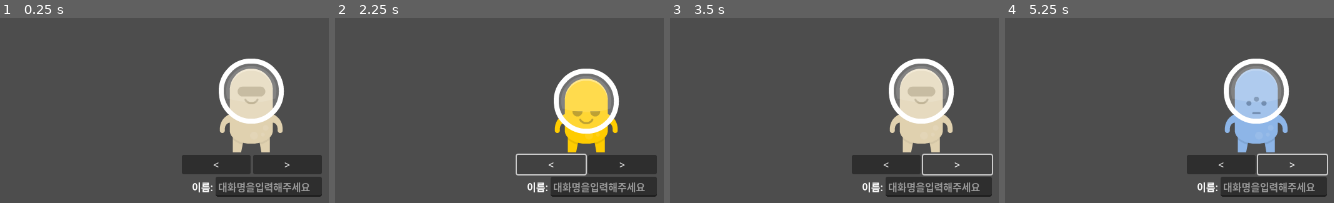
Above: before the commit, frames 1-4 (left to right).
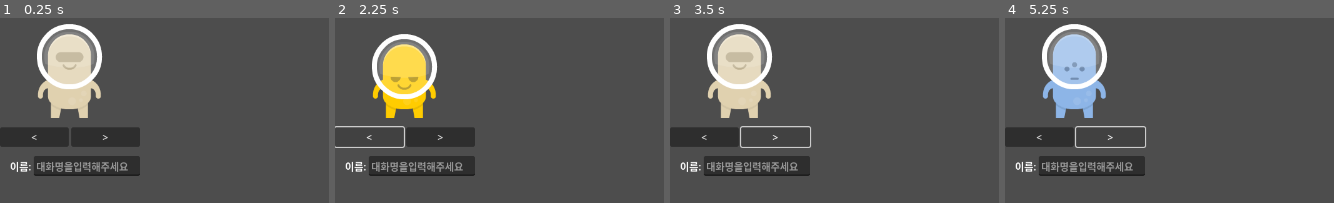
Above: after the commit, the same moments.

Repository: Ozymandias1/godot_simplechat
Game: Godot game, scene res://Scenes/PlayerSetup/PlayerSetup.tscn
The game is run twice, just before and just after one commit, with the same random seed, the same clock (stepped at 60 frames per second) and the same inputs. This scene is started directly instead of the project's main scene.
Inputs:
- Up to frame 1 (0.25 s): no input
- Up to frame 2 (2.25 s): click "<" at 0.5 s; click ">" at 1.25 s; click "<" at 2 s
- Up to frame 3 (3.5 s): click ">" at 2.75 s
- Up to frame 4 (5.25 s): click "<" at 3.5 s; click ">" at 4.25 s; tap Enter at 5 s

The runs differ from the first frame. In frame 1, 30% of the frame differs, in the area x 0-98%, y 3-97%; in frame 2, 26%; in frame 3, 27%; in frame 4, 27%.

Commit message:
서버 설정

Diff:
--- a/Scenes/MainMenu/MainMenu.tscn
+++ b/Scenes/MainMenu/MainMenu.tscn
@@ -39,13 +39,13 @@
 custom_minimum_size = Vector2(150, 0)
 layout_mode = 2
 size_flags_horizontal = 4
-text = "방 만들기"
+text = "서버 생성"
 
 [node name="BtnJoinServer" type="Button" parent="MenuItemContainer"]
 custom_minimum_size = Vector2(150, 0)
 layout_mode = 2
 size_flags_horizontal = 4
-text = "방 들어가기"
+text = "서버 입장"
 
 [node name="BtnQuit" type="Button" parent="MenuItemContainer"]
 custom_minimum_size = Vector2(150, 0)
--- a/Scenes/PlayerSetup/PlayerSetup.tscn
+++ b/Scenes/PlayerSetup/PlayerSetup.tscn
@@ -7,29 +7,13 @@
 [ext_resource type="Texture2D" uid="uid://cfgco4sy23k1i" path="res://Textures/Players/Pink/alienPink_front.png" id="5_g5v7w"]
 [ext_resource type="Texture2D" uid="uid://btbambln1p5j8" path="res://Textures/Players/Yellow/alienYellow_front.png" id="6_owwa5"]
 
-[node name="PlayerSetup" type="Control"]
-layout_mode = 3
-anchors_preset = 0
-offset_left = 403.0
-offset_top = 216.0
-offset_right = 403.0
-offset_bottom = 216.0
+[node name="PlayerSetup" type="BoxContainer"]
 script = ExtResource("1_8ecov")
 player_textures = Array[Texture]([ExtResource("1_u3qke"), ExtResource("3_fgtuj"), ExtResource("4_8yclk"), ExtResource("5_g5v7w"), ExtResource("6_owwa5")])
 
 [node name="Container" type="VBoxContainer" parent="."]
-layout_mode = 1
-anchors_preset = 8
-anchor_left = 0.5
-anchor_top = 0.5
-anchor_right = 0.5
-anchor_bottom = 0.5
-offset_left = -112.0
-offset_top = -161.0
-offset_right = 112.0
-offset_bottom = 165.0
-grow_horizontal = 2
-grow_vertical = 2
+layout_mode = 2
+theme_override_constants/separation = 15
 
 [node name="PlayerSprite" type="TextureRect" parent="Container"]
 layout_mode = 2
--- /dev/null
+++ b/Scenes/ServerSetup/ServerSetup.tscn
@@ -0,0 +1,46 @@
+[gd_scene load_steps=2 format=3 uid="uid://dyen46lnmt8xy"]
+
+[sub_resource type="LabelSettings" id="LabelSettings_f0lak"]
+font_size = 30
+
+[node name="ServerSetup" type="BoxContainer"]
+
+[node name="Container" type="VBoxContainer" parent="."]
+layout_mode = 2
+theme_override_constants/separation = 15
+
+[node name="Label" type="Label" parent="Container"]
+layout_mode = 2
+text = "서버설정"
+label_settings = SubResource("LabelSettings_f0lak")
+horizontal_alignment = 1
+
+[node name="ServerNameContainer" type="HBoxContainer" parent="Container"]
+layout_mode = 2
+
+[node name="Label" type="Label" parent="Container/ServerNameContainer"]
+custom_minimum_size = Vector2(80, 0)
+layout_mode = 2
+text = "서버이름:"
+horizontal_alignment = 2
+
+[node name="LineEditServerName" type="LineEdit" parent="Container/ServerNameContainer"]
+custom_minimum_size = Vector2(200, 0)
+layout_mode = 2
+placeholder_text = "Enter Room Name"
+alignment = 1
+
+[node name="PortNumberContainer" type="HBoxContainer" parent="Container"]
+layout_mode = 2
+
+[node name="Label" type="Label" parent="Container/PortNumberContainer"]
+custom_minimum_size = Vector2(80, 0)
+layout_mode = 2
+text = "포트번호:"
+horizontal_alignment = 2
+
+[node name="LineEditPort" type="LineEdit" parent="Container/PortNumberContainer"]
+custom_minimum_size = Vector2(200, 0)
+layout_mode = 2
+placeholder_text = "10000"
+alignment = 1
